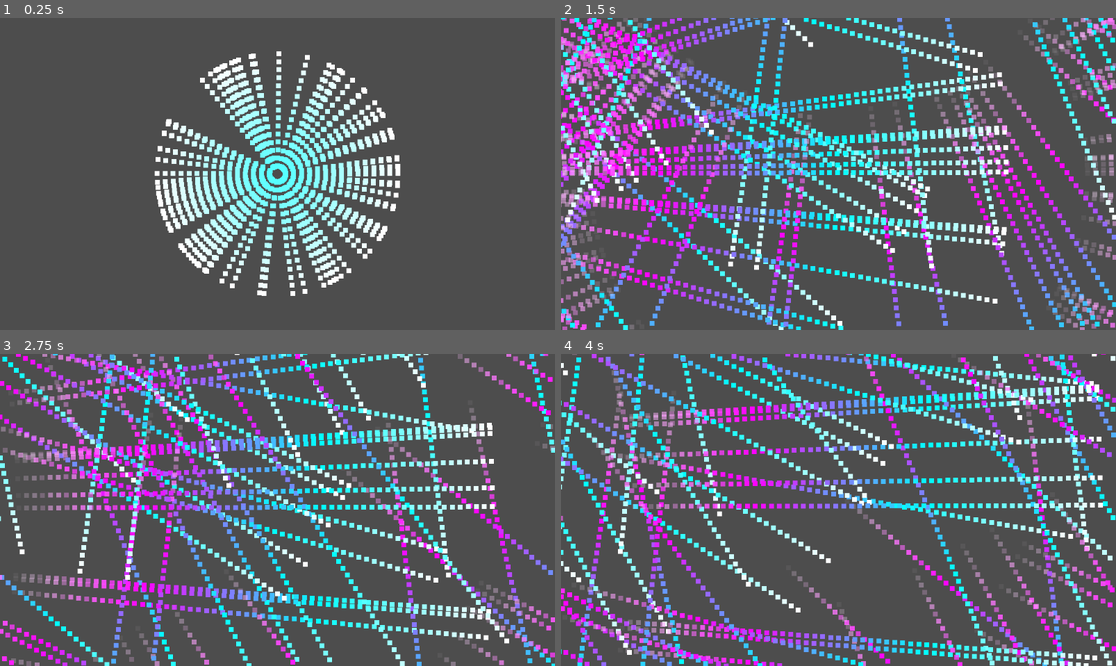
Above: before the commit, frames 1-4 (two rows, left to right).
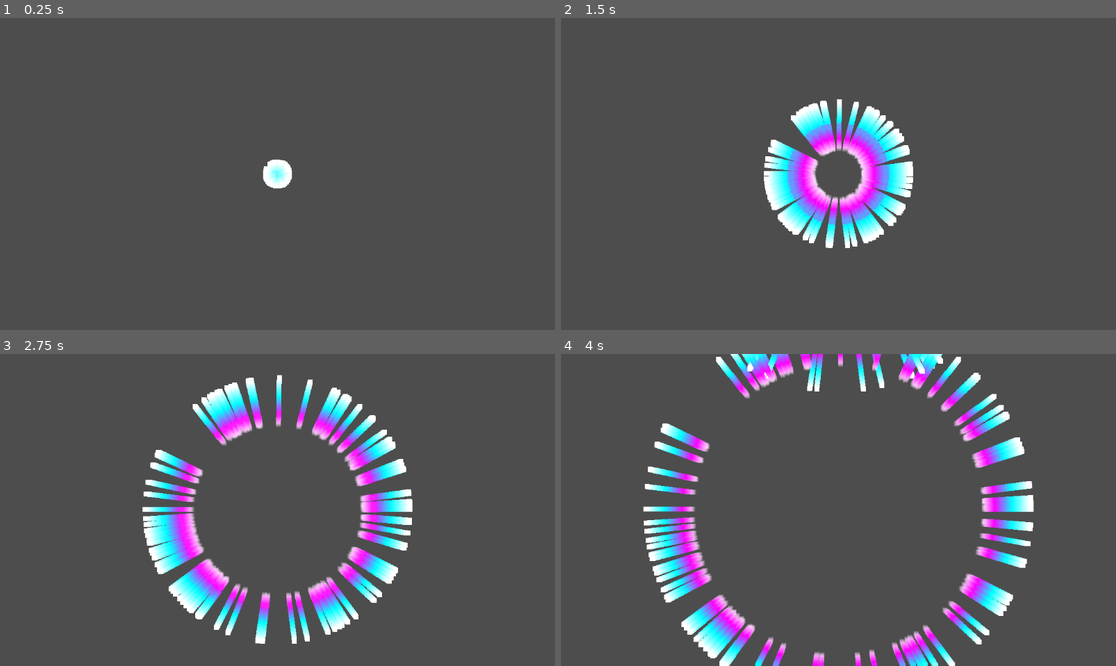
Above: after the commit, the same moments.

Repository: patator62180/GDWL_67
Game: Godot game, scene res://scenes/simulation/simulation.tscn
Same seed, same stepped clock (60 frames per second), same inputs: the game is played once before the commit and once after it. This scene is started directly instead of the project's main scene.
Inputs (mouse positions are in pixels of both pictures, inside the frame that each line leads up to):
- Up to frame 1 (0.25 s): no input
- Up to frame 2 (1.5 s): tap Enter (ui_accept) at 0.5, 0.77 s; move the mouse to (960, 158) at 0.52 s; hold Right (right) 0.53-1.28 s; click (960, 158) at 0.6 s; move the mouse to (727, 189) at 1.27 s; hold Down (down) from 1.28 s (still down); click (727, 189) at 1.35 s
- Up to frame 3 (2.75 s): tap Enter (ui_accept) at 1.52 s; move the mouse to (333, 441) at 2.02 s; release Down (down) at 2.03 s; hold Right (right) from 2.03 s (still down); click (333, 441) at 2.1 s
- Up to frame 4 (4 s): move the mouse to (810, 572) at 2.77 s; release Right (right) at 2.78 s; hold Up (up) 2.78-3.53 s; click (810, 572) at 2.85 s; tap Enter (ui_accept) at 3.02, 3.77 s; move the mouse to (1005, 556) at 3.52 s; hold Left (left) from 3.53 s (still down); click (1005, 556) at 3.6 s

The runs differ from the first frame. In frame 1, 12% of the frame differs, in the area x 27-73%, y 10-90%; in frame 2, 33%, in the area x 0-100%, y 0-100%; in frame 3, 32%; in frame 4, 32%.

Commit message:
simulation qui marche !!!!!!!!!!!

Diff:
--- a/scenes/simulation/agent.gd
+++ b/scenes/simulation/agent.gd
@@ -1 +1,26 @@
 extends Sprite2D
+
+var last_pheromone = Time.get_unix_time_from_system()
+var pheromone_delay = 5
+
+func _process(delta):
+    position += transform.x * delta * 10
+    position.x = fmod(position.x,get_viewport_rect().size.x)
+    position.y = fmod(position.y, get_viewport_rect().size.y)
+
+    $RayCast2D_Left.force_raycast_update()
+    if $RayCast2D_Left.is_colliding():
+        print("pheromone")
+        rotate(-PI/4.0)
+
+    $RayCast2D_Right.force_raycast_update()
+    if $RayCast2D_Right.is_colliding():
+        print("pheromone")
+        rotate(PI/4.0)
+
+    if(Time.get_unix_time_from_system() > last_pheromone + pheromone_delay):
+        var pheromone_scene = load("res://scenes/simulation/pheromone.tscn")
+        var pheromone = pheromone_scene.instantiate()
+        get_parent().add_child(pheromone)
+        pheromone.position = position
+        last_pheromone = Time.get_unix_time_from_system()
--- a/scenes/simulation/agent.tscn
+++ b/scenes/simulation/agent.tscn
@@ -16,3 +16,15 @@
 scale_amount_min = 10.0
 scale_amount_max = 10.0
 color_ramp = SubResource("Gradient_mo0wb")
+
+[node name="RayCast2D_Froward" type="RayCast2D" parent="."]
+target_position = Vector2(10, 0)
+collide_with_areas = true
+
+[node name="RayCast2D_Left" type="RayCast2D" parent="."]
+target_position = Vector2(10, -20)
+collide_with_areas = true
+
+[node name="RayCast2D_Right" type="RayCast2D" parent="."]
+target_position = Vector2(10, 20)
+collide_with_areas = true
--- /dev/null
+++ b/scenes/simulation/pheromone.gd
@@ -0,0 +1,17 @@
+extends Sprite2D
+
+var lifetime = 10
+var life = 0
+
+# Called when the node enters the scene tree for the first time.
+func _ready():
+    pass # Replace with function body.
+
+
+# Called every frame. 'delta' is the elapsed time since the previous frame.
+func _process(delta):
+    life += delta
+    modulate.a = 1 - (life/lifetime)
+    if(life >= lifetime):
+        print("pheromone dead")
+        queue_free()
--- /dev/null
+++ b/scenes/simulation/pheromone.tscn
@@ -0,0 +1,18 @@
+[gd_scene load_steps=4 format=3 uid="uid://bon6gx0so6g0p"]
+
+[ext_resource type="Texture2D" uid="uid://y463nr8883gu" path="res://sprites/baldur_mais_qui_va_bien.png" id="1_6k356"]
+[ext_resource type="Script" path="res://scenes/simulation/pheromone.gd" id="2_wr0bc"]
+
+[sub_resource type="CircleShape2D" id="CircleShape2D_66vau"]
+radius = 40.0
+
+[node name="Pheromone" type="Sprite2D"]
+scale = Vector2(0.1, 0.1)
+texture = ExtResource("1_6k356")
+script = ExtResource("2_wr0bc")
+
+[node name="Area2D" type="Area2D" parent="."]
+
+[node name="CollisionShape2D" type="CollisionShape2D" parent="Area2D"]
+scale = Vector2(1, 1)
+shape = SubResource("CircleShape2D_66vau")
--- a/scenes/simulation/simulation.gd
+++ b/scenes/simulation/simulation.gd
@@ -9,13 +9,3 @@
         add_child(agent_instance)
         agent_instance.rotate(randf_range(0,2*PI))
         agent_instance.position = get_viewport_rect().size/2
-
-func _process(delta):
-    var sprite2d = $Sprite2D as Sprite2D
-    sprite2d.material.set_shader_parameter("delta_time", delta)
-    sprite2d.texture
-
-    for agent in get_children():
-        agent.position += agent.transform.x * delta * 100
-        agent.position.x = fmod(agent.position.x,get_viewport_rect().size.x)
-        agent.position.y = fmod(agent.position.y, get_viewport_rect().size.y)
--- a/scenes/simulation/simulation.tscn
+++ b/scenes/simulation/simulation.tscn
@@ -1,24 +1,7 @@
-[gd_scene load_steps=5 format=3 uid="uid://co6n2pvtayag2"]
+[gd_scene load_steps=2 format=3 uid="uid://co6n2pvtayag2"]
 
-[ext_resource type="Shader" path="res://scenes/simulation/simulation.gdshader" id="1_bj5kd"]
 [ext_resource type="Script" path="res://scenes/simulation/simulation.gd" id="1_i66by"]
-
-[sub_resource type="ShaderMaterial" id="ShaderMaterial_jbb51"]
-shader = ExtResource("1_bj5kd")
-shader_parameter/positions = PackedVector2Array(0, 0, 0, 0, 0, 0, 0, 0)
-shader_parameter/rotations = PackedFloat32Array(0, 0, 0, 0)
-shader_parameter/delta_time = null
-shader_parameter/height = 648.0
-shader_parameter/width = 1152.0
-
-[sub_resource type="PlaceholderTexture2D" id="PlaceholderTexture2D_vho3s"]
 
 [node name="Simulation" type="Node2D"]
 script = ExtResource("1_i66by")
 agent_file = "res://scenes/simulation/agent.tscn"
-
-[node name="Sprite2D" type="Sprite2D" parent="."]
-material = SubResource("ShaderMaterial_jbb51")
-position = Vector2(576, 324)
-scale = Vector2(1152.5, 648.5)
-texture = SubResource("PlaceholderTexture2D_vho3s")
